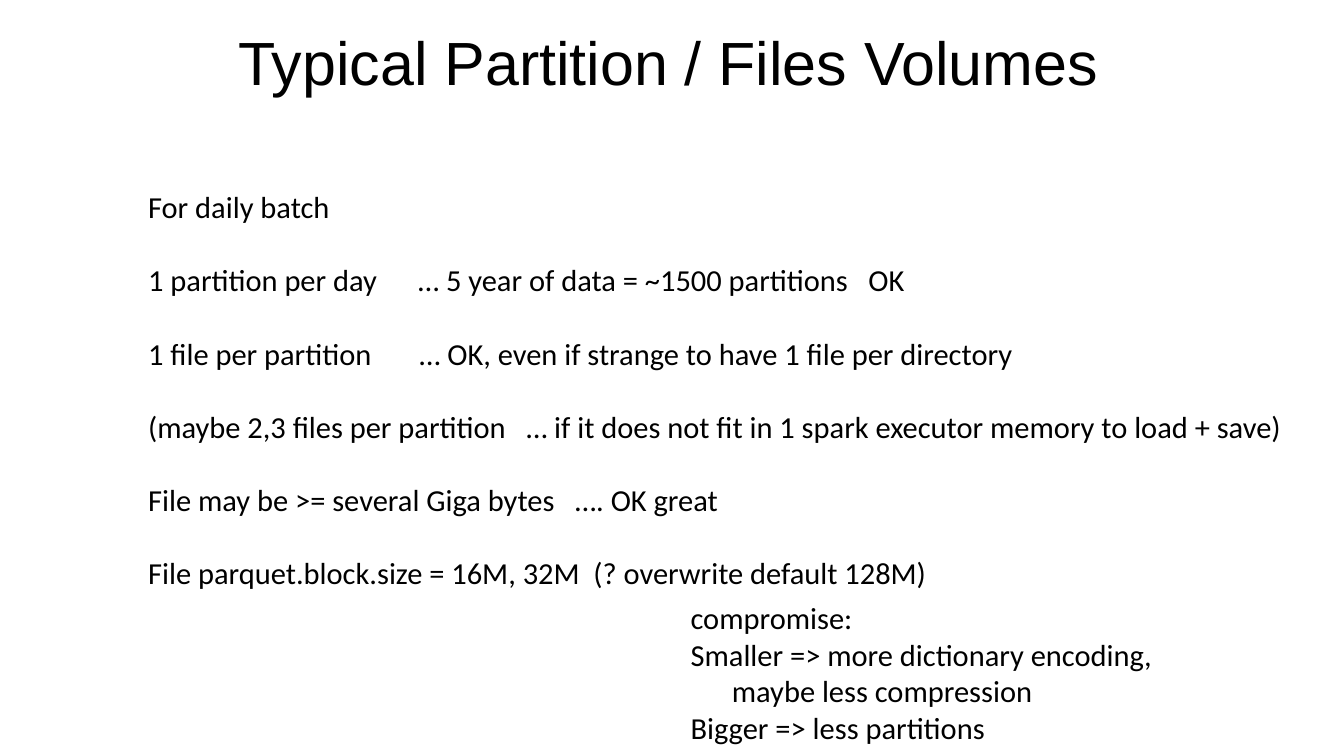
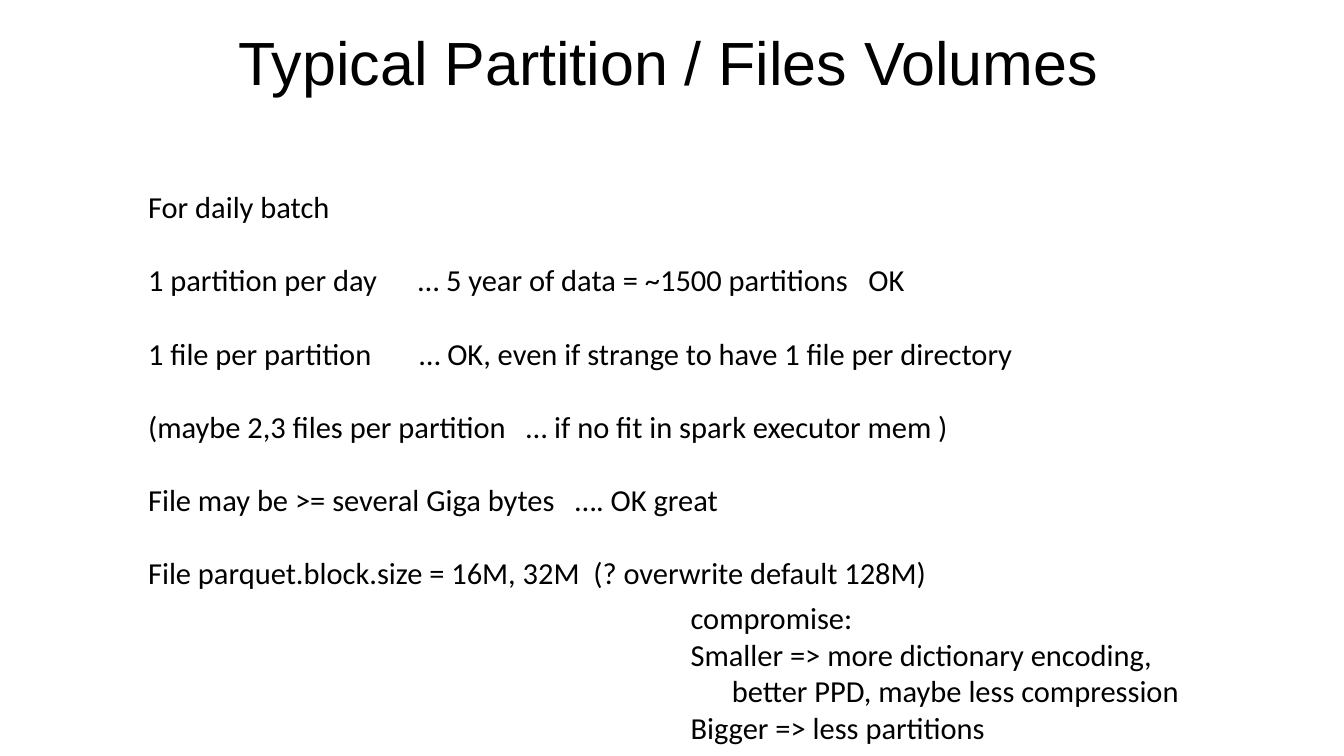
Before and after one commit to Arnaud-Nauwynck/presentations, a slide deck: slide 30 of pres-bigdata/BigData-4-hadoop-parquet-spark.pptx (slide 28 before the commit). Drawn at 1344x756 pixels with LibreOffice and Linux fonts; fonts in the diff are those of the drawing. Boxes give left, top, right and bottom in pixels: in the first picture for what was removed or moved away, otherwise in the second. Text is boxed around its words. In the diff, an @@ line names an element or a change of style, - is before the commit and + after.

```diff
--- a/pres-bigdata/BigData-4-hadoop-parquet-spark.pptx
+++ b/pres-bigdata/BigData-4-hadoop-parquet-spark.pptx
@@ text at <box>148,416,932,443</box>: text changed @@
-(maybe 2,3 files per partition … if it does not fit in 1 spark executor memory to load + save)
+(maybe 2,3 files per partition … if no fit in spark executor mem )
@@ text at <box>691,645,1178,707</box>: text changed @@
-Smaller => more dictionary encoding,
-maybe less compression
+Smaller => more dictionary encoding,
+better PPD, maybe less compression
```
Also in this commit, not shown: 7 other slides changed, 17 slides added, 1 other file.
